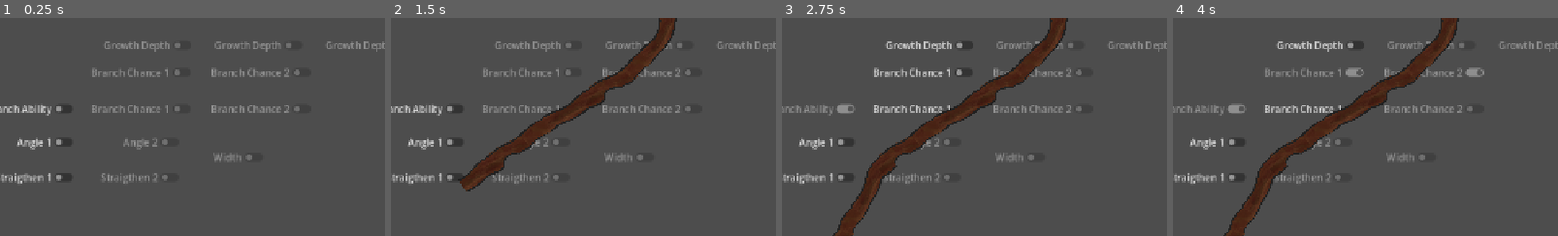
Above: before the commit, frames 1-4 (left to right).
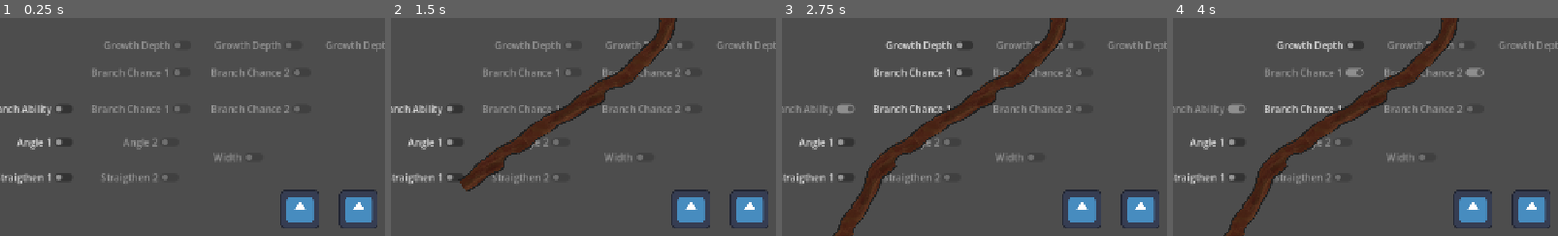
Above: after the commit, the same moments.

Repository: rootless-af/project-root
Game: Godot game, scene res://scenes/root_upgrade_test.tscn
Two runs of this game, one before a commit and one after it. Both use one fixed random seed, a clock stepped at 60 frames per second and the inputs below. This scene is started directly instead of the project's main scene. The engine's default icon, where the game draws it, is replaced by a stand-in: a white triangle on a blue panel in a dark square.
Inputs:
- Up to frame 1 (0.25 s): no input
- Up to frame 2 (1.5 s): click "start root" at 0.5 s; click "start root" at 1.25 s
- Up to frame 3 (2.75 s): click "Branch Ability" at 2 s
- Up to frame 4 (4 s): click "Branch Chance 1" at 2.75 s; click "Branch Chance 2" at 3.5 s
The pictures show only the part of the screen within x 3-53%, y 3-53%; the shares and areas given below are measured in that part.

The runs differ from the first frame. In frame 1, 2.0% of the frame differs, in the area x 72-98%, y 78-97%; in frame 2, 2.0%; in frame 3, 2.0%; in frame 4, 2.0%.

Commit message:
More inventory implementation & tool tipped button

Diff:
--- /dev/null
+++ b/prefabs/custom_button.tscn
@@ -0,0 +1,26 @@
+[gd_scene format=3 uid="uid://c6nu82r4fgm0v"]
+
+[ext_resource type="Script" uid="uid://esjau0uur1tl" path="res://scripts/custom_button.gd" id="1_hkt20"]
+[ext_resource type="Texture2D" uid="uid://v1g2gio2dlfr" path="res://icon.svg" id="2_opfj4"]
+[ext_resource type="PackedScene" uid="uid://bmd82ecnlhjth" path="res://prefabs/tool_tip.tscn" id="3_opfj4"]
+
+[sub_resource type="RectangleShape2D" id="RectangleShape2D_yflkj"]
+
+[node name="CustomButton" type="Node2D" unique_id=1944092315]
+script = ExtResource("1_hkt20")
+
+[node name="Sprite2D" type="Sprite2D" parent="." unique_id=559426557]
+scale = Vector2(0.5, 0.5)
+texture = ExtResource("2_opfj4")
+
+[node name="Area2D" type="Area2D" parent="." unique_id=313880139]
+
+[node name="CollisionShape2D" type="CollisionShape2D" parent="Area2D" unique_id=294345557]
+scale = Vector2(3.2041163, 3.2120297)
+shape = SubResource("RectangleShape2D_yflkj")
+
+[node name="ToolTip" parent="." unique_id=767050846 instance=ExtResource("3_opfj4")]
+text = "Hello brother, how are you doing? What's wrong with you today."
+
+[connection signal="mouse_entered" from="Area2D" to="." method="_on_area_2d_mouse_entered"]
+[connection signal="mouse_exited" from="Area2D" to="." method="_on_area_2d_mouse_exited"]
--- /dev/null
+++ b/prefabs/tool_tip.tscn
@@ -0,0 +1,25 @@
+[gd_scene format=3 uid="uid://bmd82ecnlhjth"]
+
+[ext_resource type="Script" uid="uid://gq60y3o7lx2p" path="res://scripts/tool_tip.gd" id="1_rxga0"]
+
+[sub_resource type="StyleBoxFlat" id="StyleBoxFlat_rxga0"]
+bg_color = Color(0.21176471, 0.21960784, 0.20784314, 0.6745098)
+expand_margin_left = 5.0
+expand_margin_top = 5.0
+expand_margin_right = 5.0
+expand_margin_bottom = 5.0
+
+[node name="ToolTip" type="CanvasLayer" unique_id=767050846]
+script = ExtResource("1_rxga0")
+
+[node name="Label" type="Label" parent="." unique_id=1201434607]
+custom_maximum_size = Vector2(200, -1)
+offset_right = 40.0
+offset_bottom = 23.0
+mouse_default_cursor_shape = 4
+theme_override_font_sizes/font_size = 11
+theme_override_styles/normal = SubResource("StyleBoxFlat_rxga0")
+text = "Enhance Size"
+horizontal_alignment = 1
+vertical_alignment = 1
+autowrap_mode = 3
--- a/scenes/root_upgrade_test.tscn
+++ b/scenes/root_upgrade_test.tscn
@@ -1,7 +1,9 @@
 [gd_scene format=3 uid="uid://c16m0j1keu5ws"]
 
 [ext_resource type="PackedScene" uid="uid://3kk5tnl4ya4j" path="res://prefabs/viewport_camera.tscn" id="1_jgn6e"]
+[ext_resource type="PackedScene" uid="uid://d3ubhvxo26uf0" path="res://prefabs/inventory.tscn" id="3_e477q"]
 [ext_resource type="PackedScene" uid="uid://n5dxx2e4o678" path="res://prefabs/skill_tree.tscn" id="3_jgn6e"]
+[ext_resource type="PackedScene" uid="uid://c6nu82r4fgm0v" path="res://prefabs/custom_button.tscn" id="4_e477q"]
 
 [node name="RootUpgradeTest" type="Node2D" unique_id=620800501]
 
@@ -13,3 +15,11 @@
 
 [node name="SkillTree" parent="." unique_id=1913636242 instance=ExtResource("3_jgn6e")]
 position = Vector2(0, 36)
+
+[node name="Inventory" parent="." unique_id=1872189339 instance=ExtResource("3_e477q")]
+
+[node name="CustomButton" parent="." unique_id=1944092315 instance=ExtResource("4_e477q")]
+position = Vector2(535, 339)
+
+[node name="CustomButton2" parent="." unique_id=733008112 instance=ExtResource("4_e477q")]
+position = Vector2(632, 339)
--- /dev/null
+++ b/scripts/custom_button.gd
@@ -0,0 +1,28 @@
+extends Node2D
+
+@export var disabled := true
+@onready var tool_tip: ToolTip = $ToolTip
+var clickable := false;
+
+
+func _ready() -> void:
+	pass
+
+func _input(event: InputEvent) -> void:
+	if clickable:
+		if event is InputEventMouseButton:
+			if event.button_index == MOUSE_BUTTON_LEFT:
+				if event.is_pressed():
+					print("clicked")
+
+func _on_area_2d_mouse_entered() -> void:
+	tool_tip.set_tooltip_visible(true)
+	if not disabled:
+		clickable = true
+		Input.set_default_cursor_shape(Input.CURSOR_POINTING_HAND)
+
+
+func _on_area_2d_mouse_exited() -> void:
+	tool_tip.set_tooltip_visible(false)
+	clickable = false
+	Input.set_default_cursor_shape(Input.CURSOR_ARROW)
--- a/scripts/inventory.gd
+++ b/scripts/inventory.gd
@@ -2,7 +2,7 @@
 
 enum MineralTypes {ENTIVERA, BARBANIUM, RIHTOCIDE, KVIKTORIUM}
 
-var materials = {
+var minerals = {
 	MineralTypes.ENTIVERA: 50,
 	MineralTypes.BARBANIUM: 40,
 	MineralTypes.RIHTOCIDE: 30,
@@ -10,9 +10,20 @@
 }
 
 func _ready() -> void:
-	print(check_transaction(MineralTypes.ENTIVERA, 50))
+	make_transaction(MineralTypes.ENTIVERA, 40)
+	print(minerals.get(MineralTypes.ENTIVERA))
 
 func check_transaction(type:MineralTypes, amount:int):
-	if materials.get(MineralTypes.ENTIVERA) < amount:
+	if minerals.get(MineralTypes.ENTIVERA) < amount:
 		return false;
 	return true;
+
+
+func make_transaction(type:MineralTypes, amount:int):
+	if !check_transaction(type, amount):
+		return
+	minerals.set(type, minerals.get(type) - amount)
+
+
+func add_funds(type:MineralTypes, amount:int):
+	minerals.set(type, minerals.get(type) + amount)
--- a/scripts/skill_tree.gd
+++ b/scripts/skill_tree.gd
@@ -14,6 +14,9 @@
 @onready var growth_depth: CheckButton = $GrowthDepth
 @onready var growth_depth_2: CheckButton = $GrowthDepth2
 @onready var growth_depth_3: CheckButton = $GrowthDepth3
+
+@onready var inventory: Node2D = $"../Inventory"
+
 
 const ROOT = preload("uid://d1pn0awo34ut7")
 var root_instance = null;
--- /dev/null
+++ b/scripts/tool_tip.gd
@@ -0,0 +1,20 @@
+class_name ToolTip
+extends CanvasLayer
+
+@onready var label: Label = $Label
+
+@export var text:String = "Sample"
+
+# Called when the node enters the scene tree for the first time.
+func _ready() -> void:
+	label.text = text
+	label.visible = false
+
+
+# Called every frame. 'delta' is the elapsed time since the previous frame.
+func _process(delta: float) -> void:
+	if label.visible:
+		label.position = get_viewport().get_mouse_position() + Vector2(20, 20)
+
+func set_tooltip_visible(is_visible):
+	label.visible = is_visible
Not shown, added: scripts/custom_button.gd.uid
Not shown, added: scripts/tool_tip.gd.uid
